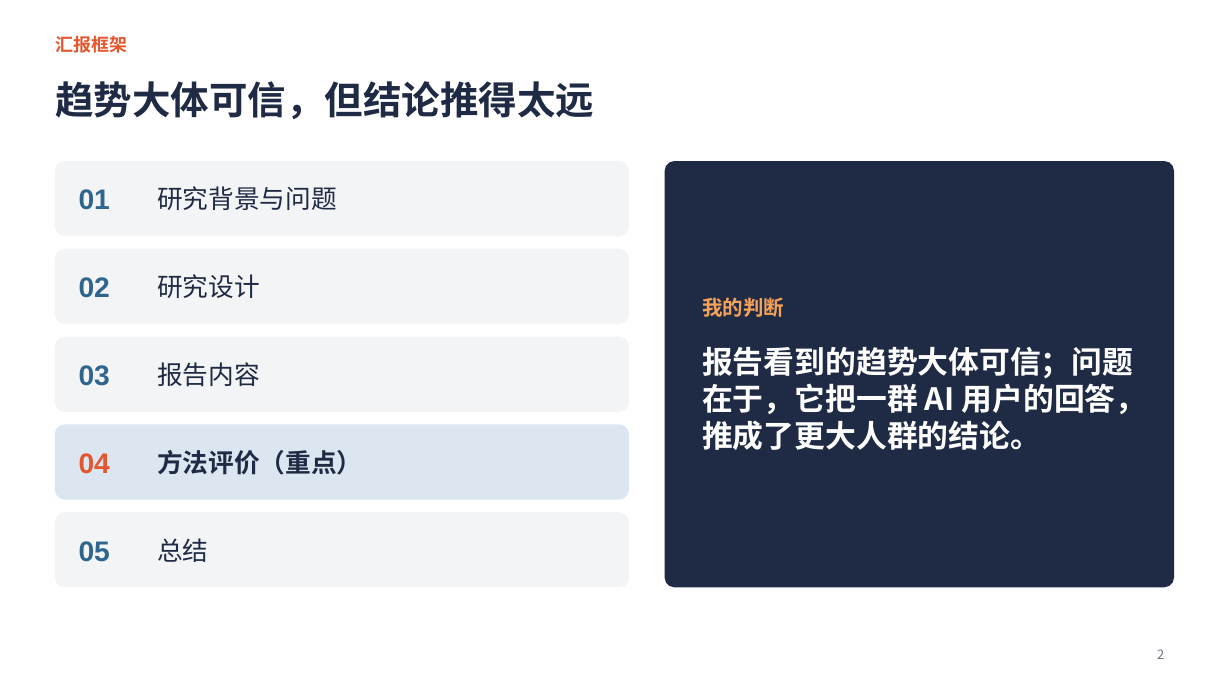
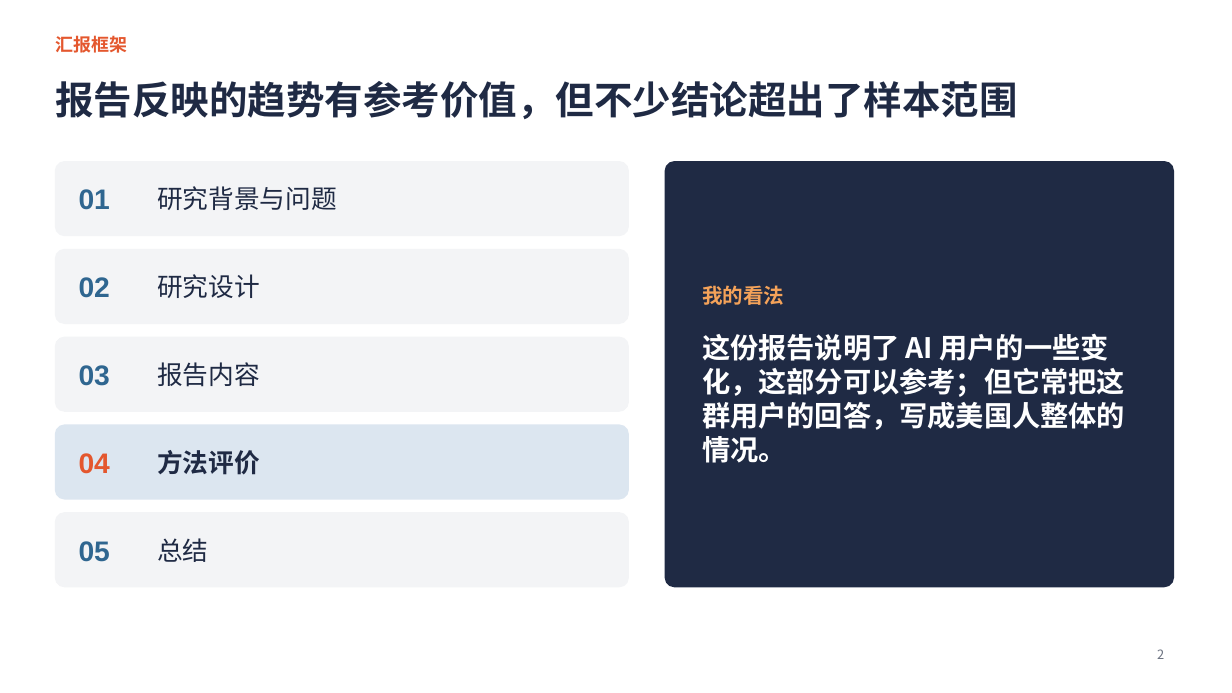
Before and after one commit to jayleo113/ppt, a slide deck: slide 2 of Gracenote报告解读_课堂汇报.pptx. Drawn at 1232x693 pixels with LibreOffice and Linux fonts; fonts in the diff are those of the drawing. Boxes give left, top, right and bottom in pixels: in the first picture for what was removed or moved away, otherwise in the second. Text is boxed around its words. In the diff, an @@ line names an element or a change of style, - is before the commit and + after.

```diff
--- a/Gracenote报告解读_课堂汇报.pptx
+++ b/Gracenote报告解读_课堂汇报.pptx
@@ title at box(55, 81, 1017, 119): text changed @@
-趋势大体可信，但结论推得太远
+报告反映的趋势有参考价值，但不少结论超出了样本范围
@@ text at box(702, 285, 1125, 463): text changed; size 24 to 22 pt @@
-我的判断
-报告看到的趋势大体可信；问题在于，它把一群 AI 用户的回答，推成了更大人群的结论。
+我的看法
+这份报告说明了 AI 用户的一些变化，这部分可以参考；但它常把这群用户的回答，写成美国人整体的情况。
@@ text at box(157, 450, 260, 475): text changed @@
-方法评价（重点）
+方法评价
```
Also in this commit, not shown: 13 other slides changed, 4 other files.
